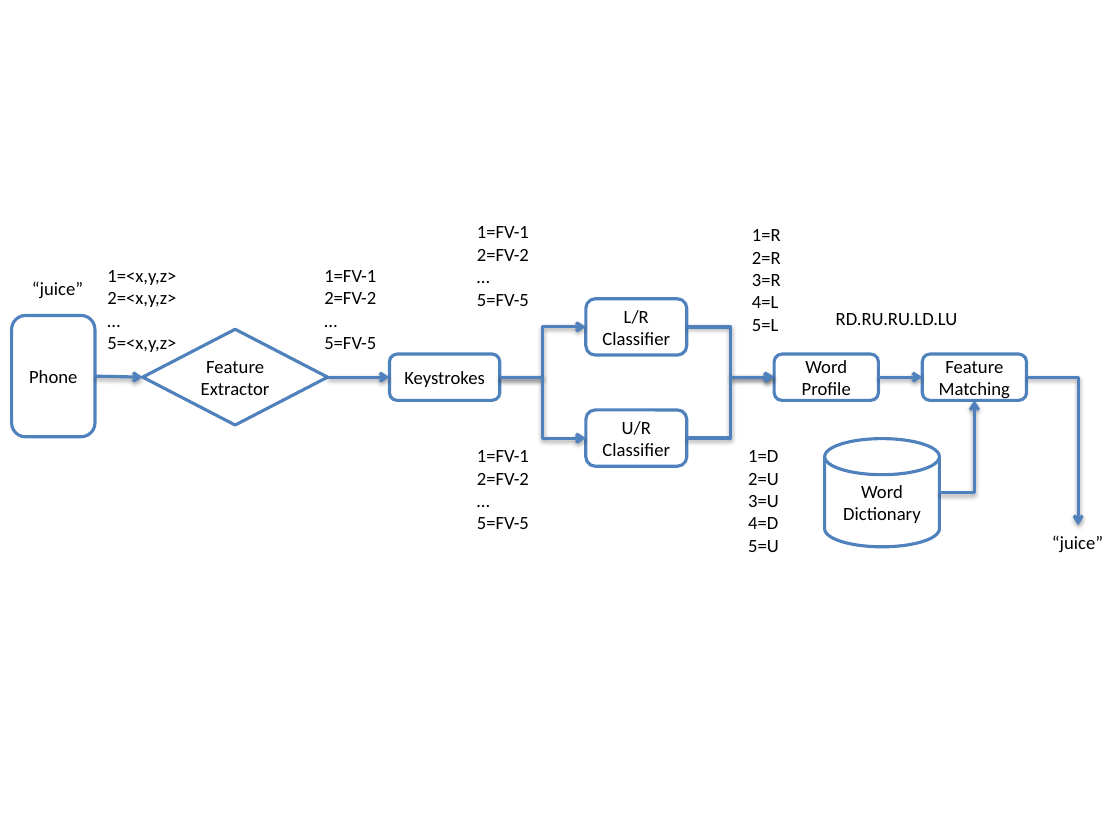
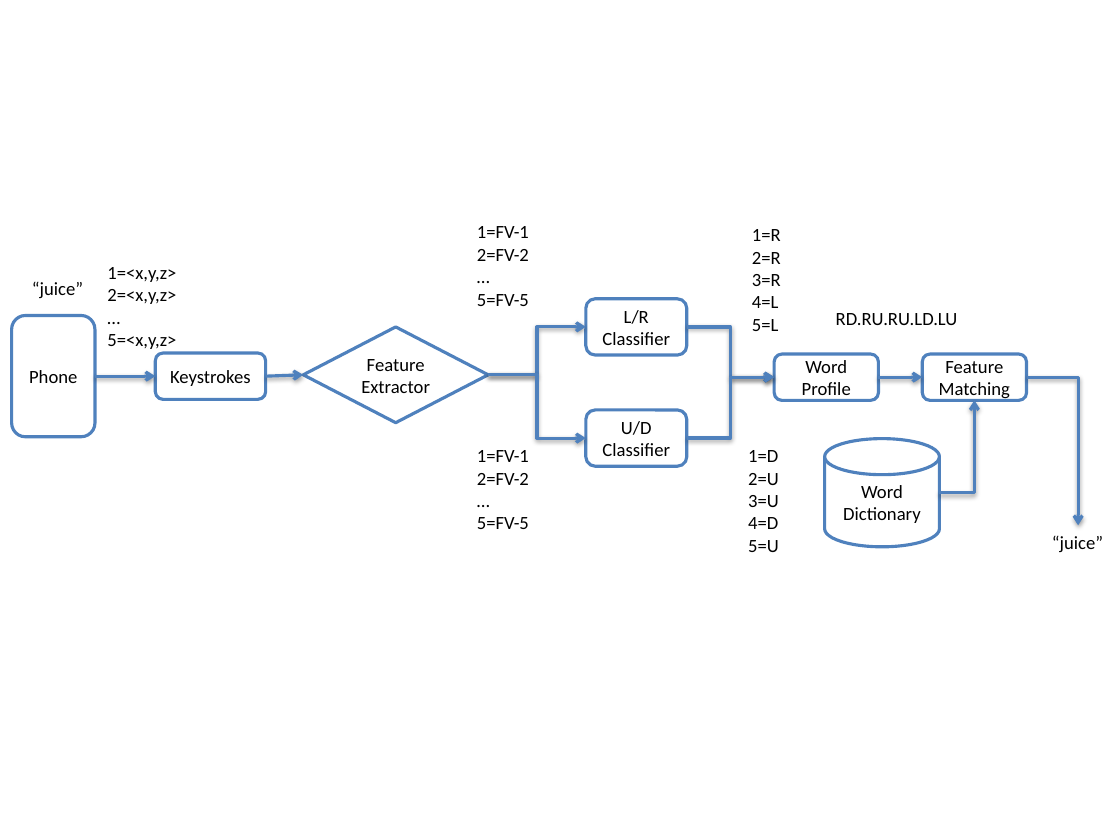
Before and after one commit to naturegirl/EavesDroid, a slide deck: slide 1 of paper/flowchart2.pptx. Drawn at 1120x840 pixels with LibreOffice and Linux fonts; fonts in the diff are those of the drawing. Boxes give left, top, right and bottom in pixels: in the first picture for what was removed or moved away, otherwise in the second. Text is boxed around its words. In the diff, an @@ line names an element or a change of style, - is before the commit and + after.

```diff
--- a/paper/flowchart2.pptx
+++ b/paper/flowchart2.pptx
@@ text removed at (x1=324, y1=270, x2=376, y2=349) @@
-1=FV-1
-2=FV-2
-…
-5=FV-5
@@ diamond "Feature Extractor" moved from (x1=142, y1=329, x2=327, y2=426) to (x1=304, y1=327, x2=488, y2=423) @@
@@ elbow arrow moved from (500, 377) - (586, 327) to (488, 375) - (586, 327) @@
@@ rounded rectangle "Keystrokes" moved from (x1=390, y1=354, x2=501, y2=400) to (x1=156, y1=353, x2=267, y2=399) @@
@@ arrow moved from (95, 376) - (142, 377) to (95, 376) - (156, 376) @@
@@ arrow moved from (328, 377) - (390, 377) to (265, 376) - (304, 375) @@
@@ elbow arrow moved from (500, 377) - (586, 438) to (488, 375) - (586, 438) @@
@@ text in rounded rectangle at (x1=602, y1=421, x2=670, y2=456): text changed @@
-U/R Classifier
+U/D Classifier
```
Also in this commit, not shown: 2 other files.
